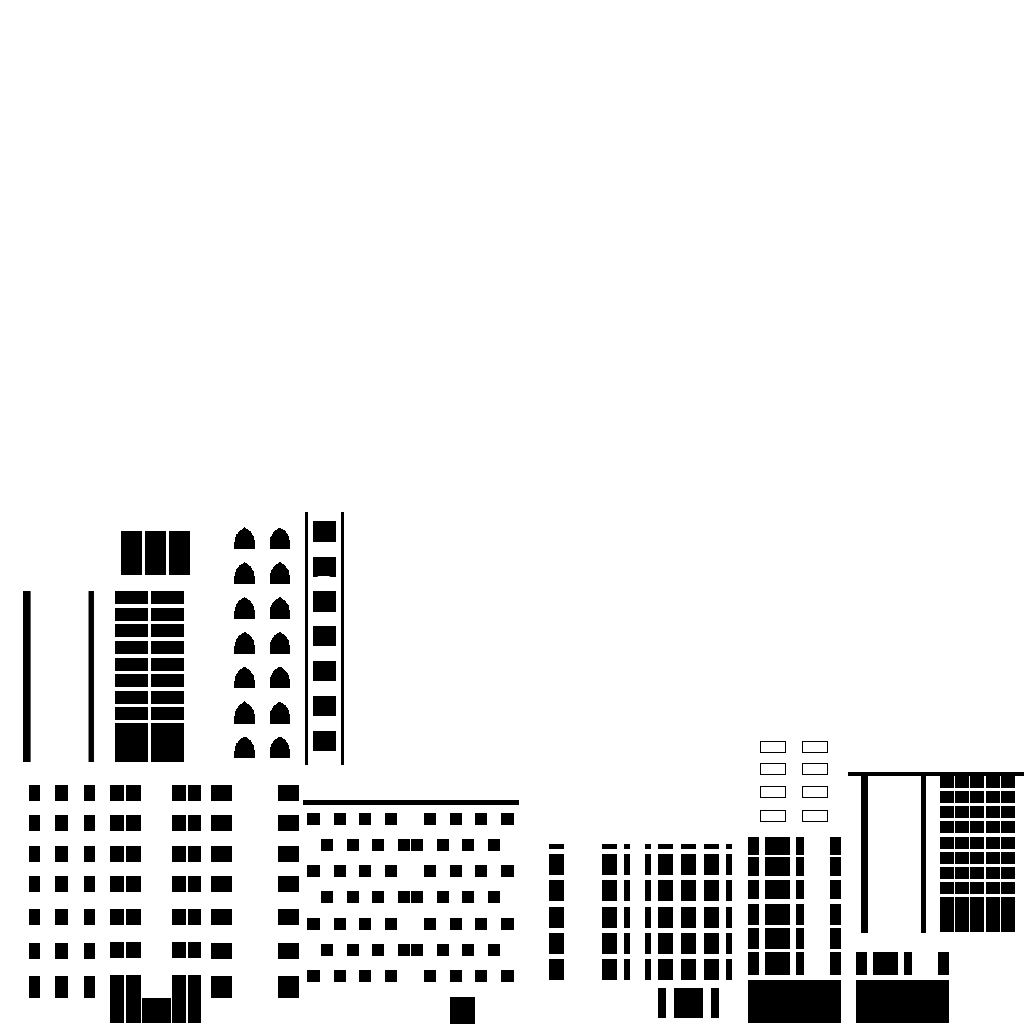
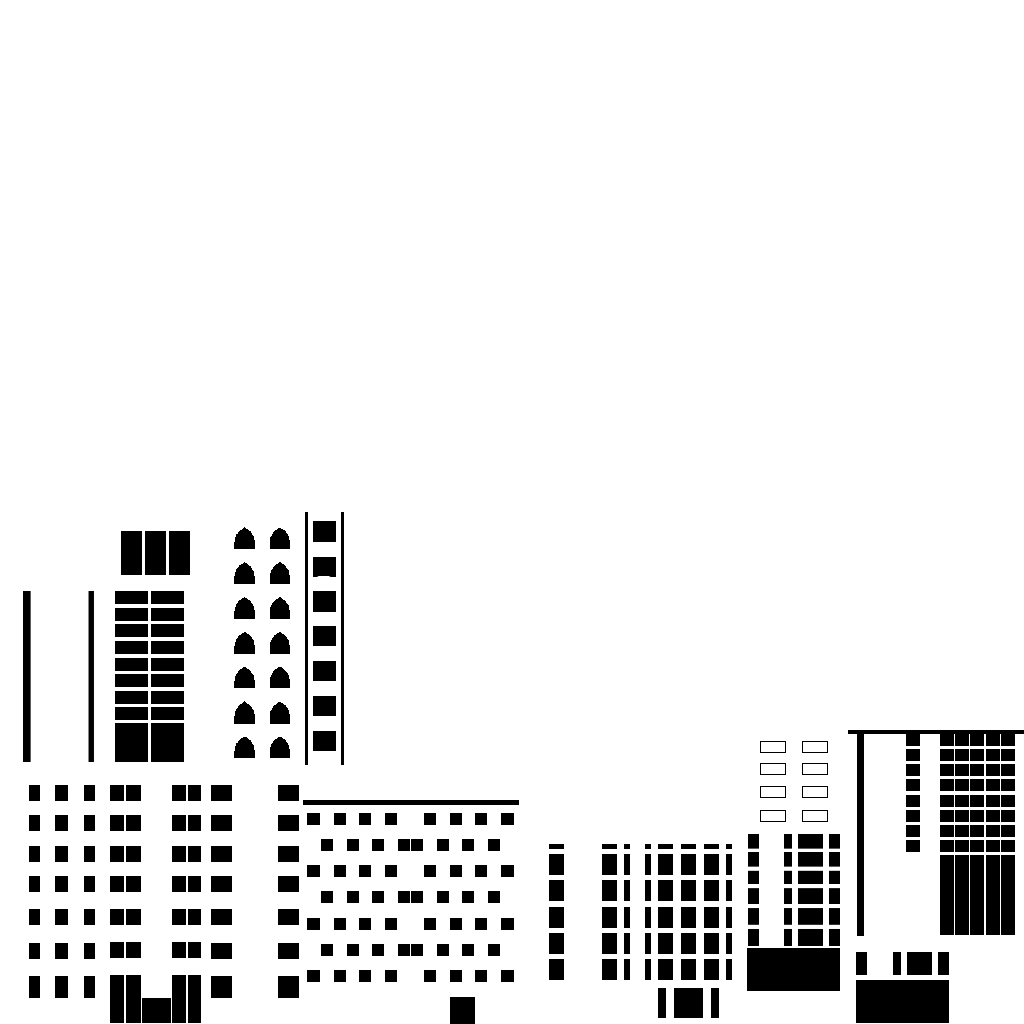
Comparing the layer stacks of the two 1024 × 1024 images. Changes:
painted on "Livello 11" over [left=873, top=952, right=932, bottom=975]
painted on "Livello 10" over [left=747, top=834, right=841, bottom=1023]
painted on "Livello 15" over [left=848, top=730, right=1024, bottom=936]
